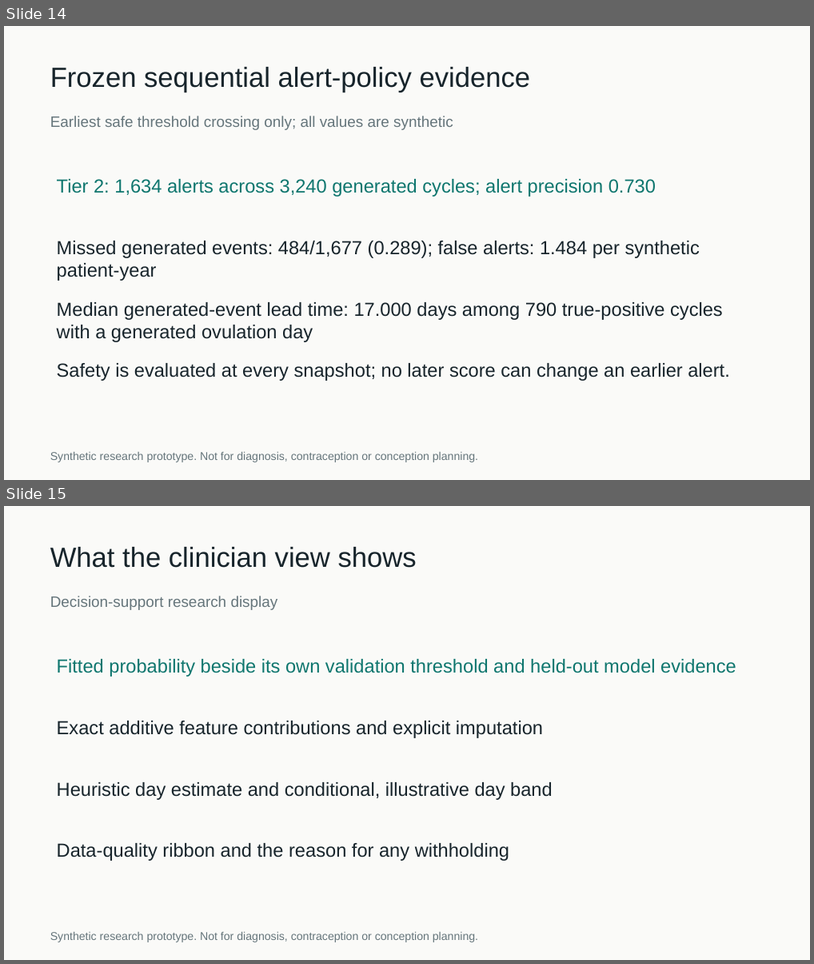
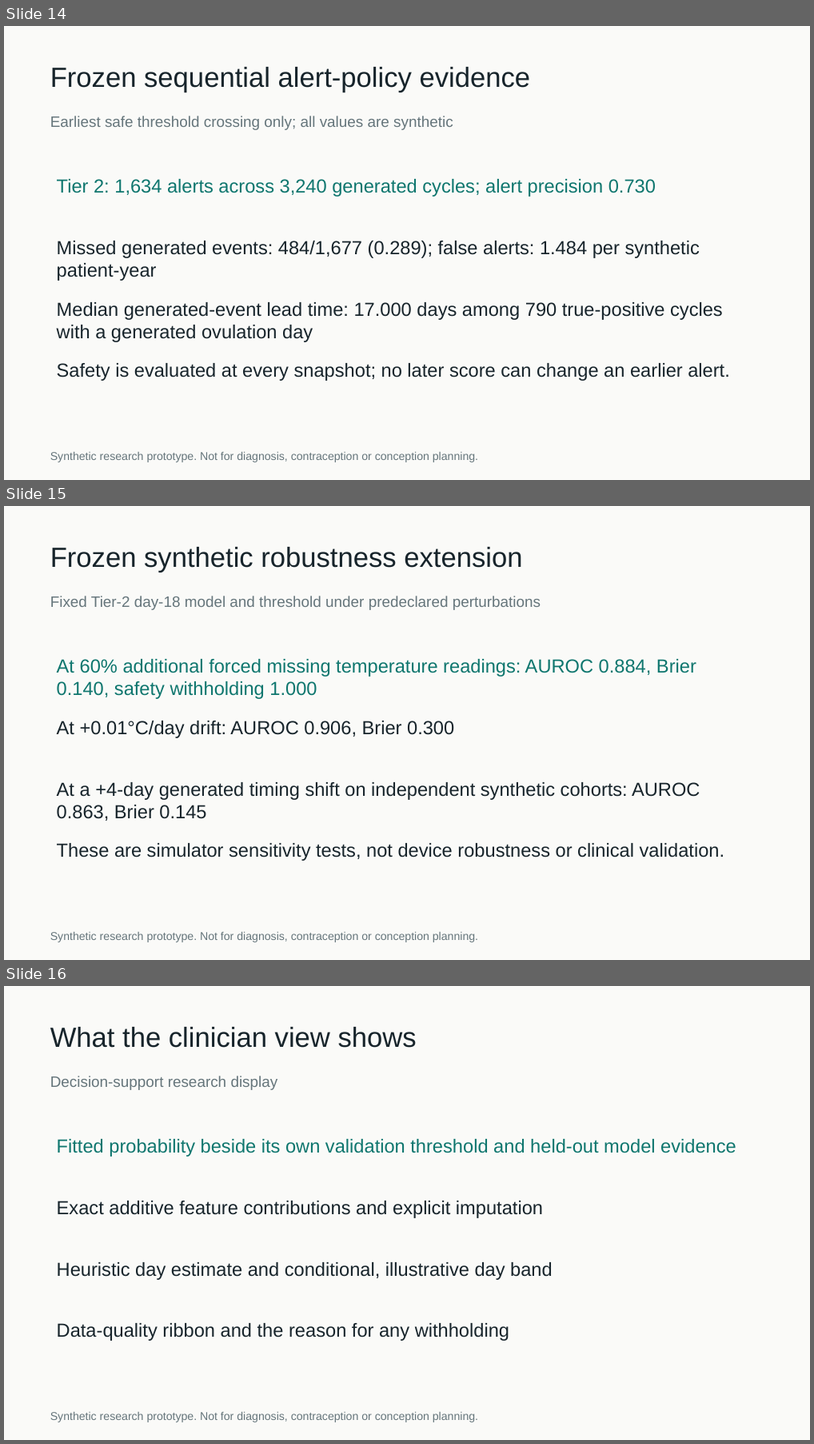
Before and after one commit to kushagragupta2005/CycleTwin_VIT, a slide deck: deliverables/CycleTwin_pitch_deck.pptx. Shown one above the other, each under a label of ours: slides 14 and 15 before the commit, slides 14, 15 and 16 after it. The pictures are 814x964 and 814x1444 pixels, drawn with LibreOffice and Linux fonts; fonts in the diff are those of the drawing. Boxes give left, top, right and bottom in pixels: in the first picture for what was removed or moved away, otherwise in the second. Text is boxed around its words. In the diff, an @@ line names an element or a change of style, - is before the commit and + after.

Commit message:
Add frozen synthetic robustness sweeps (B4)

```diff
--- a/deliverables/CycleTwin_pitch_deck.pptx
+++ b/deliverables/CycleTwin_pitch_deck.pptx
@@ slide 15 added at [4,506,810,960], background #FAFAF8 @@
@@ text added at [50,547,522,572], 33 pt, text #17242B @@
+Frozen synthetic robustness extension
@@ text added at [50,596,541,610], 18 pt, text #65757B @@
+Fixed Tier-2 day-18 model and threshold under predeclared perturbations
@@ text added at [57,659,697,699], 22.5 pt, text #0E766E @@
+At 60% additional forced missing temperature readings: AUROC 0.884, Brier 0.140, safety withholding 1.000
@@ text added at [57,720,454,738], 22.5 pt, text #17242B @@
+At +0.01°C/day drift: AUROC 0.906, Brier 0.300
@@ text added at [57,782,700,820], 22.5 pt, text #17242B @@
+At a +4-day generated timing shift on independent synthetic cohorts: AUROC 0.863, Brier 0.145
@@ text added at [57,843,725,860], 22.5 pt, text #17242B @@
+These are simulator sensitivity tests, not device robustness or clinical validation.
@@ text added at [50,932,478,942], 13.5 pt, text #65757B @@
+Synthetic research prototype. Not for diagnosis, contraception or conception planning.
@@ what was slide 15 is now slide 16 @@
```
Also in this commit, not shown: 17 other files.
